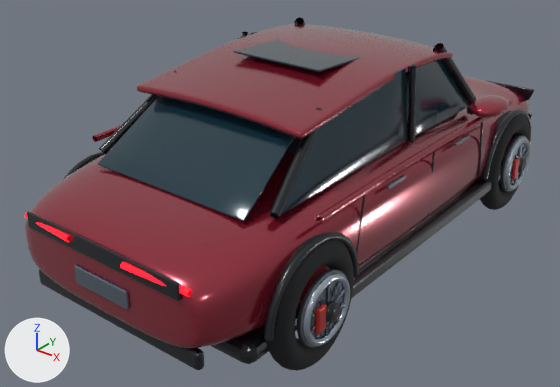
A saved change to the glTF model public/models/games/deducao/timbas-coupe-suv.glb.
Rendered twice from a 50 mm lens placed at (3.27, -4.57, 3.07), pointed at (-0.13, -0.32, 0.43). Lighting does not change. The marker at lower left points along +X, +Y and +Z. The older version comes first. Where no turn or scale is listed for an object, it has been applied to the vertices. Vertices at exactly the same position are counted once.

Script lines for the objects in view, before the commit:
```python
me_continuous_sculpted_body = bpy.data.meshes.new('Continuous sculpted body')
me_continuous_sculpted_body.from_pydata(...)  # 12416 vertices, 24736 faces; spans x -1.15..1.15, y -2.17..2.16, z 0.29..1.56
me_continuous_sculpted_body.materials.append(mat_timbas_wine_paint)  # red #991d35
me_cube = bpy.data.meshes.new('Cube')
me_cube.from_pydata(...)  # 2759 vertices, 5090 faces; spans x -1.13..1.13, y -2.16..2.21, z -0.08..1.28
me_cube.materials.append(mat_satin_black_trim)  # black #161b22
me_cylinder = bpy.data.meshes.new('Cylinder')
me_cylinder.from_pydata(...)  # 960 vertices, 1904 faces; spans x -0.02..2.13, y -0.25..3.01, z -0.25..0.25
me_cylinder.materials.append(mat_brake_rotor)  # grey #737981
me_windshield = bpy.data.meshes.new('Windshield')
me_windshield.from_pydata(...)  # 1200 vertices, 2372 faces; spans x -0.79..0.79, y -1.62..1.03, z 0.98..1.57
me_windshield.materials.append(mat_smoked_glass)  # dark cyan #123542
ob_brake_rotor = bpy.data.objects.new('Brake rotor', me_cylinder)
ob_brake_rotor.location = (-1.055, -1.38, 0.43)
ob_satin_black_trim = bpy.data.objects.new('Satin black trim', me_cube)
ob_satin_black_trim.location = (0.0, -0.02, 0.28)
ob_smoked_glass = bpy.data.objects.new('Smoked glass', me_windshield)
ob_smoked_glass.location = (0.0, 0.0, 0.0)
ob_timbas_wine_paint = bpy.data.objects.new('Timbas wine paint', me_continuous_sculpted_body)
ob_timbas_wine_paint.location = (0.0, 0.0, 0.0)
# also in view: 'LED tail light' at (0.0, -2.17, 0.8); 'Dark chrome' at (0.0, 0.01, 0.61); 'Performance tire' at (0.0, 0.0, 0.43); 'Red brake caliper' at (0.0, -0.1, 0.43); 'Machined alloy' at (0.0, 0.0, 0.43)
```
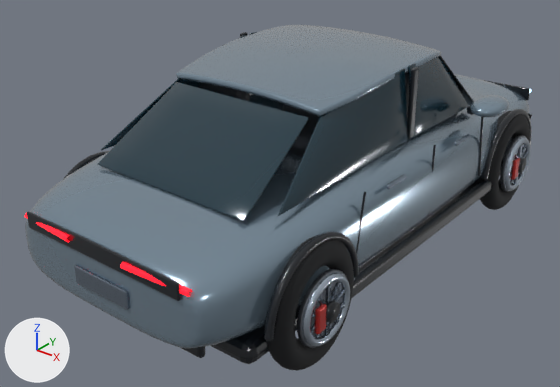
The edits, one by one:
Material 'Timbas steel blue paint' (mat_timbas_steel_blue_paint) is new.
Its base color is (0.22, 0.31, 0.39) (greyish blue #8197a8).
Its metallic is 0.58.
Its roughness is 0.18.
Its coat weight is 1.0.
Its coat roughness is 0.14.
me_cube is used by ob_satin_black_trim; location (0.0, -0.02, 0.28).
me_cube had 2759 vertices, 5090 faces and spanned x -1.13..1.13, y -2.16..2.21, z -0.08..1.28.
me_cube now has 2924 vertices, 5564 faces and spans x -1.13..1.13, y -2.16..2.21, z -0.08..1.25.
me_cube part 1: the loose piece of 96 vertices spanning x -0.74..0.74, y -2.11..-2.05, z -0.03..0.1 is scaled about its middle by (0.962, 0.846, 0.944), then moved by (0.0, 0.04, 0.04).
me_cube part 2: the loose piece of 20 vertices spanning x 0.61..0.82, y 0.58..1.08, z 0.69..1.28 is rebuilt with 86 vertices and now spans x 0.57..0.8, y 0.59..1.07, z 0.7..1.22.
me_cube part 3: the loose piece of 20 vertices spanning x -0.82..-0.61, y 0.58..1.08, z 0.69..1.28 is rebuilt with 87 vertices and now spans x -0.8..-0.57, y 0.59..1.07, z 0.7..1.22.
me_cube part 4: the loose piece of 20 vertices spanning x -0.79..-0.59, y -1.48..-0.82, z 0.69..1.18 is deleted.
me_cube part 5: the loose piece of 20 vertices spanning x 0.59..0.79, y -1.48..-0.82, z 0.69..1.18 is deleted.
me_cube part 6: 58 vertices removed from x 0.59..0.81, y -0.8..0.61, z 0.72..1.25; 94 vertices added at x 0.76..0.79, y 0.01..0.08, z 0.74..1.25.
me_cube part 7: 20 vertices moved from x 0.85..0.87, y 2.12..2.15, z 0.56..0.57 to x 0.81..0.82, y 2.12..2.15, z 0.56..0.57; 7 vertices removed from x 0.82..0.86, y 2.12..2.17, z 0.46..0.57; 7 vertices added at x 0.81, y 2.12..2.17, z 0.46..0.57.
Other edits to the shape of me_cube do not show in these pictures.
me_windshield is used by ob_smoked_glass; location (0.0, 0.0, 0.0).
me_windshield had 1200 vertices, 2372 faces and spanned x -0.79..0.79, y -1.62..1.03, z 0.98..1.57.
me_windshield now has 1088 vertices, 2152 faces and spans x -0.79..0.79, y -1.62..1.03, z 0.98..1.53.
me_windshield part 8: the loose piece of 96 vertices spanning x -0.38..0.38, y -0.54..0.34, z 1.52..1.57 is deleted.
me_windshield part 9: 249 vertices moved from x -0.79..0.79, y -1.49..-0.19, z 1.01..1.51 to x -0.79..0.79, y -1.49..-0.19, z 1.01..1.5; 59 vertices removed from x -0.79..0.79, y -1.61..-0.85, z 0.98..1.43; 43 vertices added at x -0.79..0.79, y -1.62..-0.86, z 0.98..1.39.
me_continuous_sculpted_body is used by ob_timbas_wine_paint; location (0.0, 0.0, 0.0).
me_continuous_sculpted_body had 12416 vertices, 24736 faces and spanned x -1.15..1.15, y -2.17..2.16, z 0.29..1.56.
me_continuous_sculpted_body now has 12336 vertices, 24616 faces and spans x -1.15..1.15, y -2.17..2.16, z 0.29..1.56.
me_continuous_sculpted_body part 10: the loose piece of 40 vertices spanning x 0.96..1.01, y -1.36..1.25, z 0.97..1.04 is deleted.
me_continuous_sculpted_body part 11: the loose piece of 40 vertices spanning x -1.01..-0.96, y -1.36..1.25, z 0.97..1.04 is deleted.
me_continuous_sculpted_body part 12: 35 vertices moved within x -0.69..0.7, y -0.84..0.64, z 1.43..1.55; 4753 vertices removed from x -0.72..0.72, y -1.18..0.72, z 1.36..1.56; 4753 vertices added at x -0.72..0.72, y -0.88..0.66, z 1.39..1.56.
me_continuous_sculpted_body part 13: 14865 faces spanning x -1.15..1.15, y -2.17..2.16, z 0.29..1.55 switch from mat_timbas_wine_paint (red #991d35) to mat_timbas_steel_blue_paint (greyish blue #8197a8).

Boxes (x1, y1, x2, y2) around the edits, measured in the pictures (560 x 387 px; the box of a moved part takes in the faces that stretch with it):
'Timbas wine paint', reshaped
    before: (25, 24, 529, 348)
    after: (25, 25, 529, 348)
'Satin black trim', reshaped
    before: (27, 17, 534, 370)
    after: (27, 32, 532, 364)
part 1 of me_cube, moved or reshaped
    before: (39, 269, 204, 370)
    after: (180, 347, 205, 358)
part 2 of me_cube, rebuilt
    before: (433, 43, 477, 106)
    after: (440, 55, 473, 105)
part 3 of me_cube, rebuilt (not visible afterwards)
    before: (294, 17, 305, 25)
part 4 of me_cube, deleted
    before: (99, 71, 177, 155)
part 5 of me_cube, deleted (black)
    before: (269, 108, 322, 218)
part 6 of me_cube, moved or reshaped
    before: (408, 66, 417, 141)
    after: (407, 67, 419, 139)
part 7 of me_cube, moved or reshaped
    before: (484, 80, 534, 100)
    after: (480, 79, 530, 100)
part 8 of me_windshield, deleted
    before: (233, 40, 360, 72)
part 9 of me_windshield, moved or reshaped
    before: (98, 35, 405, 220)
    after: (99, 35, 405, 221)
part 10 of me_continuous_sculpted_body, deleted
    before: (316, 100, 512, 223)
part 11 of me_continuous_sculpted_body, deleted (mostly hidden)
    before: (93, 125, 121, 142)
part 12 of me_continuous_sculpted_body, moved or reshaped
    before: (137, 24, 453, 139)
    after: (176, 25, 441, 116)
part 13 of me_continuous_sculpted_body, recoloured (red to greyish blue)
    both: (25, 38, 529, 348)
'Charcoal interior', unchanged, uncovered by the edit
    before: (286, 73, 409, 154)
    after: (199, 73, 409, 157)
